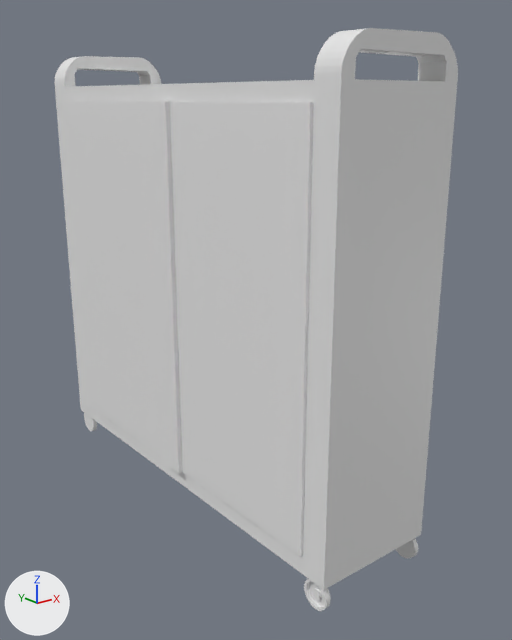
Two versions of the Blender file Models/Carrito.blend, one commit apart.
The view is the same before and after, from a 50 mm lens placed at (-5.33, -5.31, 3.76), pointed at (0.03, 1.39, 1.09). The axes (+X, +Y, +Z) are drawn at lower left. The lights are the same throughout. The picture after the commit comes second.
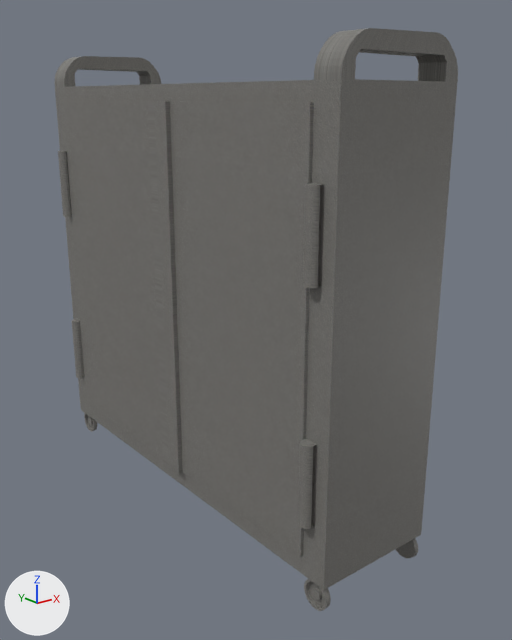
Pixel boxes [x1, y1, x2, y2] of what changed, in the pictures (512 x 640 px; the box of a moved part takes in the faces that stretch with it):
part 1 of me_cube_001, added: after [58, 151, 72, 217]
part 2 of me_cube_001, added: after [303, 183, 324, 288]
part 3 of me_cube_001, added: after [298, 439, 317, 529]
part 4 of me_cube_001, moved or reshaped: before [84, 413, 97, 431]; after [55, 87, 456, 570]
part 5 of me_cube_001, recoloured: [55, 28, 458, 611] in both

The edits, one by one:
Picture 'AATexturaCarrito.png' (img_aatexturacarrito_png) is new.
Material 'Material.001' (mat_material_001) is new.
Its texture is img_aatexturacarrito_png.
me_cube_001 is used by ob_cube; location (0.0, 0.0, 0.0).
me_cube_001 had 1006 vertices, 814 faces and spanned x -1.09..0.54, y -1.02..4.62, z -1.34..4.32.
me_cube_001 now has 1242 vertices, 1003 faces and spans x -1.13..0.56, y -1.02..4.62, z -1.34..4.32.
me_cube_001 part 1: a new loose piece of 24 vertices spanning x -1.13..-1.0, y 4.28..4.43, z 2.14..3.05, in mat_material_001 (picture img_aatexturacarrito_png).
me_cube_001 part 2: a new loose piece of 24 vertices spanning x -1.13..-1.0, y -0.84..-0.68, z 2.14..3.05, in mat_material_001 (picture img_aatexturacarrito_png).
me_cube_001 part 3: a new loose piece of 24 vertices spanning x -1.13..-1.0, y -0.84..-0.68, z -0.34..0.57, in mat_material_001 (picture img_aatexturacarrito_png).
me_cube_001 part 4: 192 vertices moved within x -0.94..-0.88, y 4.28..4.62, z -1.34..-0.99; 164 vertices added at x -1.13..0.56, y -1.0..4.59, z -1.0..3.91.
me_cube_001 part 5: 757 faces spanning x -1.09..0.54, y -1.02..4.62, z -1.34..4.32 switch from no material to mat_material_001 (picture img_aatexturacarrito_png).
